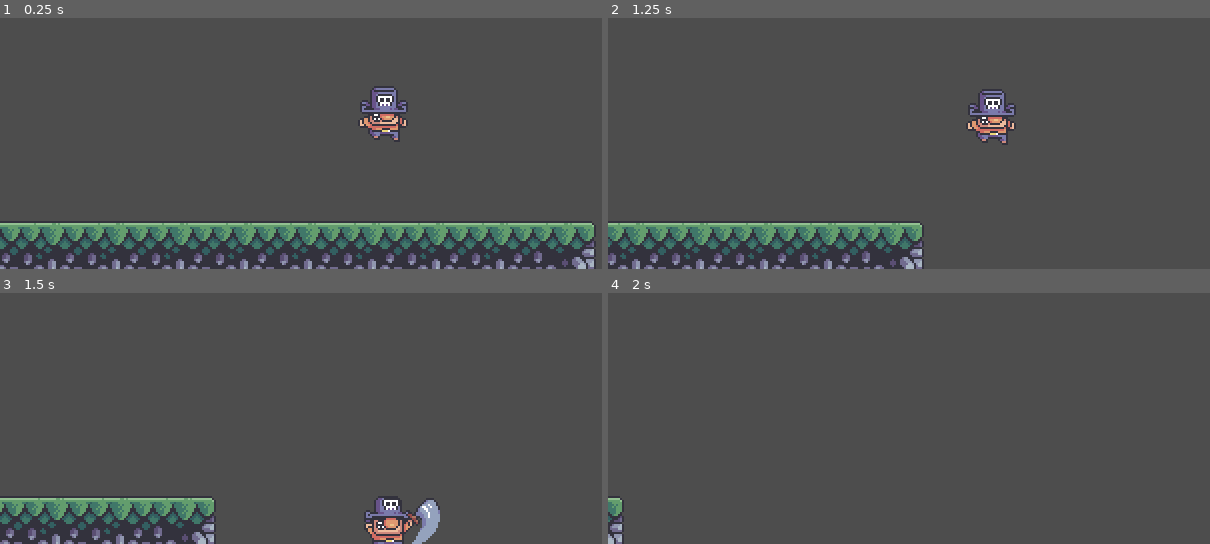
Above: before the commit, frames 1-4 (two rows, left to right).
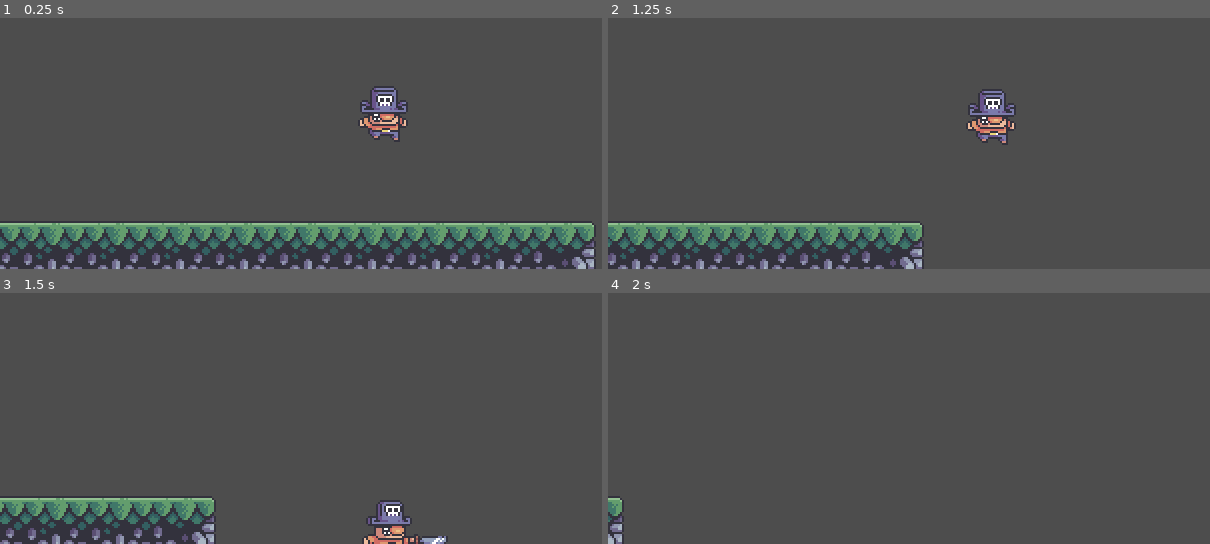
Above: after the commit, the same moments.

Repository: andremmvgabriel/pirate-adventures
Game: Godot game, scene res://scenes/level.tscn
The game is run twice, just before and just after one commit, with the same random seed, the same clock (stepped at 60 frames per second) and the same inputs.
Inputs:
- Up to frame 1 (0.25 s): no input
- Up to frame 2 (1.25 s): hold Right (move_right) from 0.53 s (still down); tap K (attack) at 0.6 s; tap Up (jump) at 0.77 s
- Up to frame 3 (1.5 s): keep holding Right (move_right); tap K (attack) at 1.35 s
- Up to frame 4 (2 s): keep holding Right (move_right); tap Up (jump) at 1.52 s

Frames 1-2 are identical in both runs. In frame 3, 1.7% of the frame differs, in the area x 60-75%, y 80-100%; in frame 4, nothing differs.

Commit message:
Created attack interaction with enemies

Diff:
--- a/prefabs/player.tscn
+++ b/prefabs/player.tscn
@@ -375,6 +375,9 @@
 [sub_resource type="RectangleShape2D" id="RectangleShape2D_hsxpx"]
 size = Vector2(18, 26)
 
+[sub_resource type="RectangleShape2D" id="RectangleShape2D_qulkf"]
+size = Vector2(19, 4)
+
 [node name="Player" type="CharacterBody2D"]
 collision_layer = 2
 script = ExtResource("1_d0ksb")
@@ -382,9 +385,9 @@
 [node name="AnimatedSprite2D" type="AnimatedSprite2D" parent="."]
 position = Vector2(0, -12)
 sprite_frames = SubResource("SpriteFrames_h414p")
-animation = &"01_idle"
+animation = &"15_attack_1"
 autoplay = "01_idle"
-frame_progress = 0.124096
+frame = 1
 
 [node name="CollisionShape2D" type="CollisionShape2D" parent="."]
 position = Vector2(0, -13)
@@ -392,3 +395,11 @@
 
 [node name="Camera2D" type="Camera2D" parent="."]
 limit_bottom = 216
+
+[node name="Sword" type="Area2D" parent="."]
+collision_layer = 8
+collision_mask = 4
+
+[node name="CollisionShape2D" type="CollisionShape2D" parent="Sword"]
+position = Vector2(22.5, -9)
+shape = SubResource("RectangleShape2D_qulkf")
--- a/scripts/enemy.gd
+++ b/scripts/enemy.gd
@@ -1 +1,25 @@
 extends RigidBody2D
+
+class_name Enemy
+
+# Variables
+var gravity = ProjectSettings.get_setting("physics/2d/default_gravity")
+
+var knock = false
+var knock_force = 100
+var knock_direction = 1
+
+func _physics_process(delta):
+	if knock:
+		var knock_impulse = Vector2(knock_force * knock_direction, -knock_force)
+		apply_central_impulse(knock_impulse)
+		knock = false
+
+func _integrate_forces(state):
+	# Block rotation
+	rotation_degrees = 0
+
+func hit(direction):
+	print("Enemy taking damage")
+	knock_direction = direction
+	knock = true
--- a/scripts/player.gd
+++ b/scripts/player.gd
@@ -11,8 +11,16 @@
 
 # Components
 @onready var animator = $AnimatedSprite2D
+@onready var sword = $Sword
+@onready var sword_collision = $Sword/CollisionShape2D
+
+@onready var sword_collision_pos = sword_collision.position.x
 
 # Private functions
+func _ready():
+	sword.connect("body_entered", _on_sword_body_entered)
+	sword_collision.disabled = true
+
 func _physics_process(delta):
 	# Gravity handling
 	if not is_on_floor():
@@ -28,6 +36,10 @@
 	_update_animations(x_direction)
 	velocity.x = x_direction * speed
 
+	# Sword direction handling
+	if (x_direction):
+		sword_collision.position.x = sword_collision_pos * x_direction
+
 	move_and_slide()
 
 func _update_animations(direction):
@@ -38,6 +50,7 @@
 		if animator.animation == attack_type and animator.is_playing():
 			return
 
+	sword_collision.disabled = true
 	var attack = Input.is_action_just_pressed("attack")
 
 	if is_on_floor():
@@ -47,7 +60,7 @@
 			animator.play("01_idle")
 
 		if attack:
-			animator.play("15_attack_1")
+			_attack()
 	else:
 		if velocity.y < 0:
 			animator.play("03_jump")
@@ -55,8 +68,16 @@
 			animator.play("04_fall")
 
 		if attack:
-			animator.play("17_attack_3")
+			_attack()
+
+func _attack():
+	animator.play("15_attack_1")
+	sword_collision.disabled = false
 
 # Callbacks
+func _on_sword_body_entered(body):
+	if body is Enemy:
+		var hit_dir = int(animator.flip_h == false) * 2 - 1
+		body.hit(hit_dir)
 
 # Public functions
Not shown: 1 places in prefabs/player.tscn that only renumber resources
